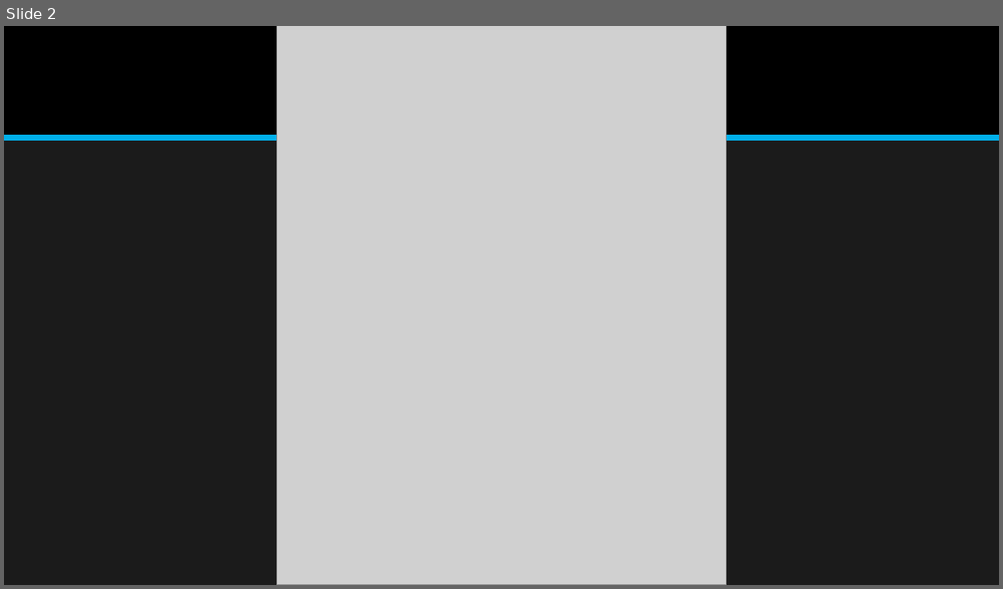
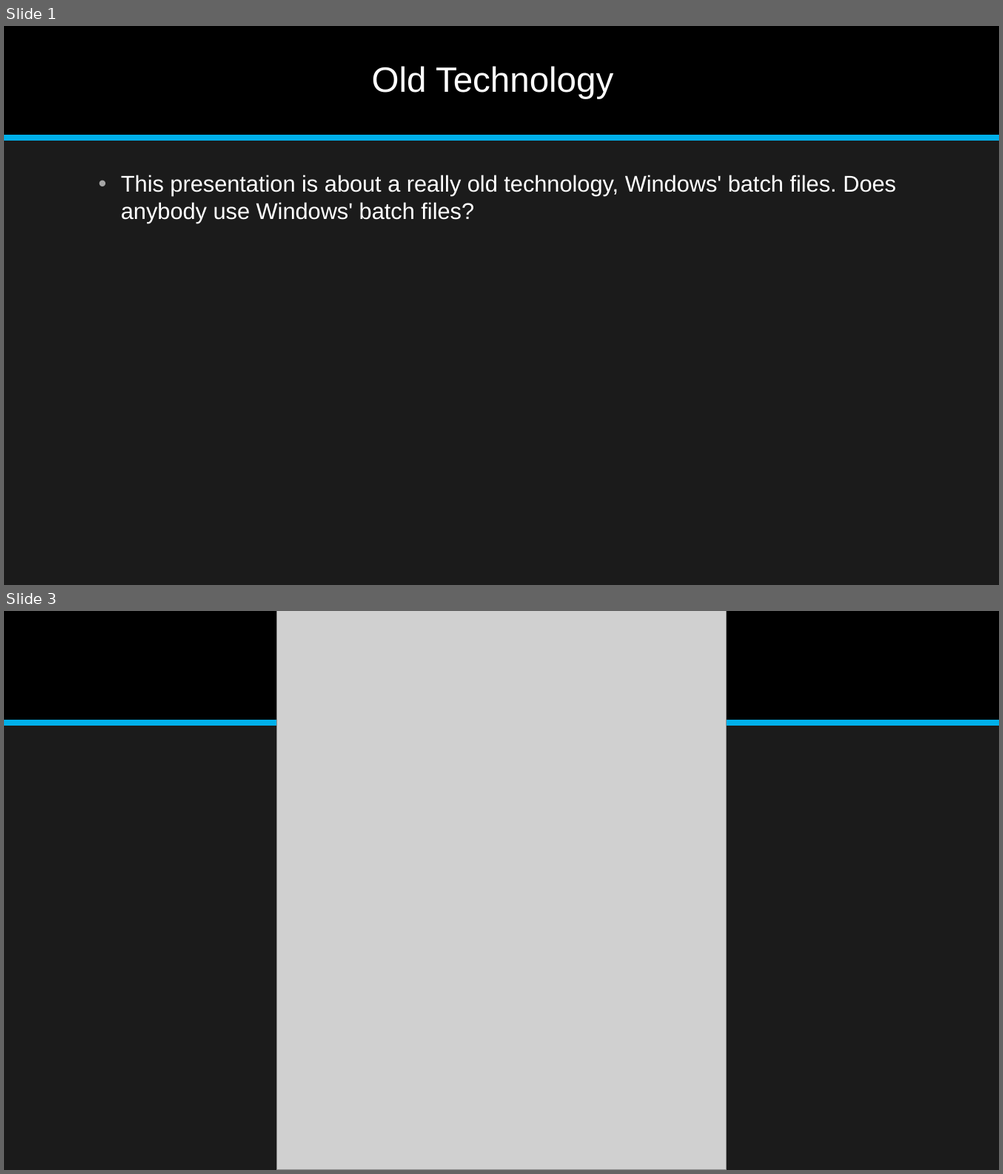
Before and after one commit to jonathan-r-jones/Composable-Batch-Files, a slide deck: Composable Batch File Helper.pptx. Shown one above the other, each under a label of ours: slide 2 before the commit, slides 1 and 3 after it; the slides between them are not shown. The pictures are 1003x589 and 1003x1174 pixels, drawn with LibreOffice and Linux fonts; fonts in the diff are those of the drawing; grey boxes stand for pictures. Boxes give left, top, right and bottom in pixels: in the first picture for what was removed or moved away, otherwise in the second. Text is boxed around its words. In the diff, an @@ line names an element or a change of style, - is before the commit and + after.

```diff
--- a/Composable Batch File Helper.pptx
+++ b/Composable Batch File Helper.pptx
@@ slide 1 added at (4,26,999,585), background #1B1B1B; not listed: 2 template elements that a slide beside it also shows @@
@@ title added at (372,66,613,99), 34 pt, text #FFFFFF @@
+Old Technology
@@ text added at (121,175,896,224), 22 pt, text #FFFFFF @@
+• This presentation is about a really old technology, Windows' batch files. Does anybody use Windows' batch files?
@@ what was slide 2 is now slide 3 @@
```
Also in this commit, not shown: 1 slide changed, 1 other file.
